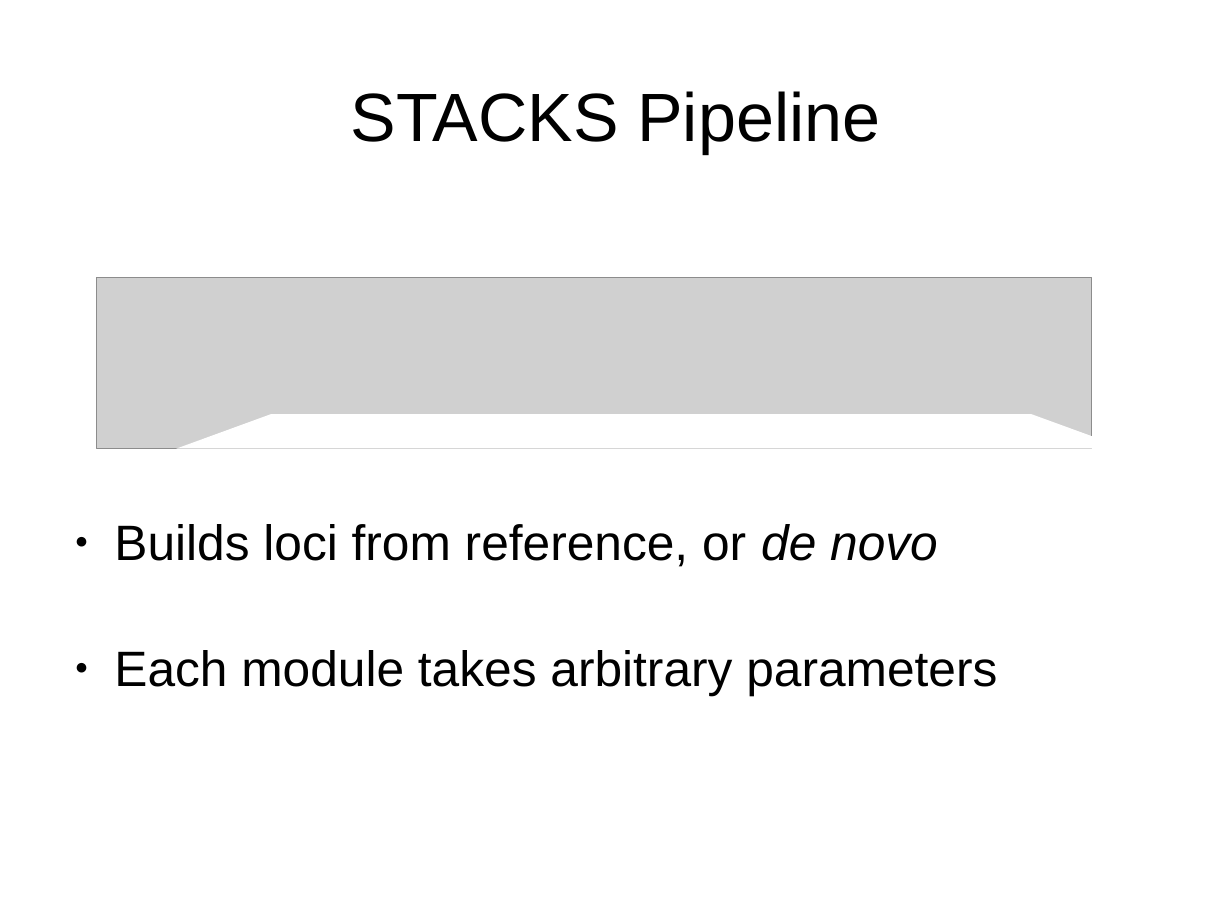
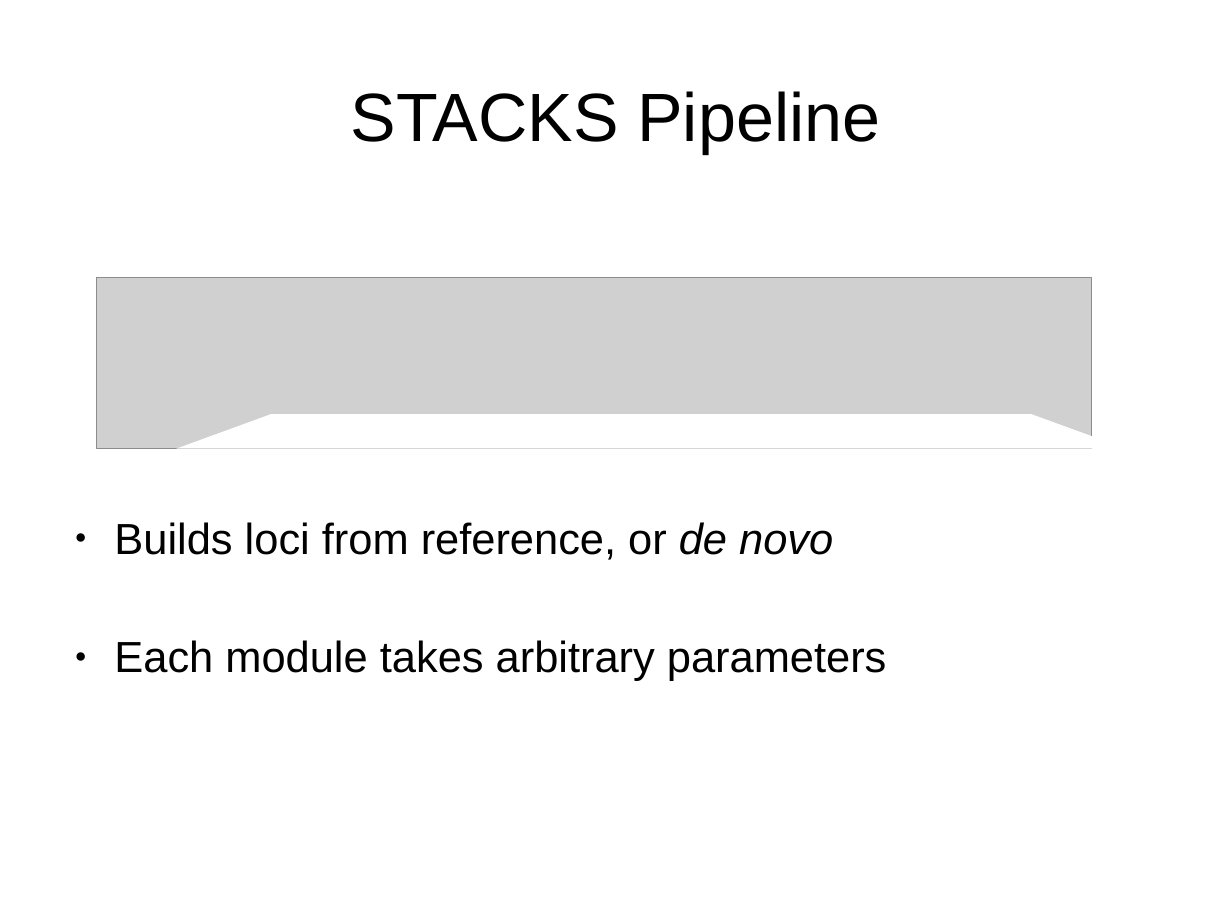
Before and after one commit to cmdoret/master_archive, a slide deck: slide 11 of reports/presentations/lab_meeting_20170712/lab_meeting_20170712.odp. Drawn at 1232x924 pixels with LibreOffice and Linux fonts; fonts in the diff are those of the drawing; grey boxes stand for pictures. Boxes give left, top, right and bottom in pixels: in the first picture for what was removed or moved away, otherwise in the second. Text is boxed around its words. In the diff, an @@ line names an element or a change of style, - is before the commit and + after.

```diff
--- a/reports/presentations/lab_meeting_20170712/lab_meeting_20170712.odp
+++ b/reports/presentations/lab_meeting_20170712/lab_meeting_20170712.odp
@@ text "Builds loci from reference, or ..." at (114, 522, 887, 681): size 32 to 28 pt @@
```
Also in this commit, not shown: 1 other slide changed, 1 slide added, 9 other files.
